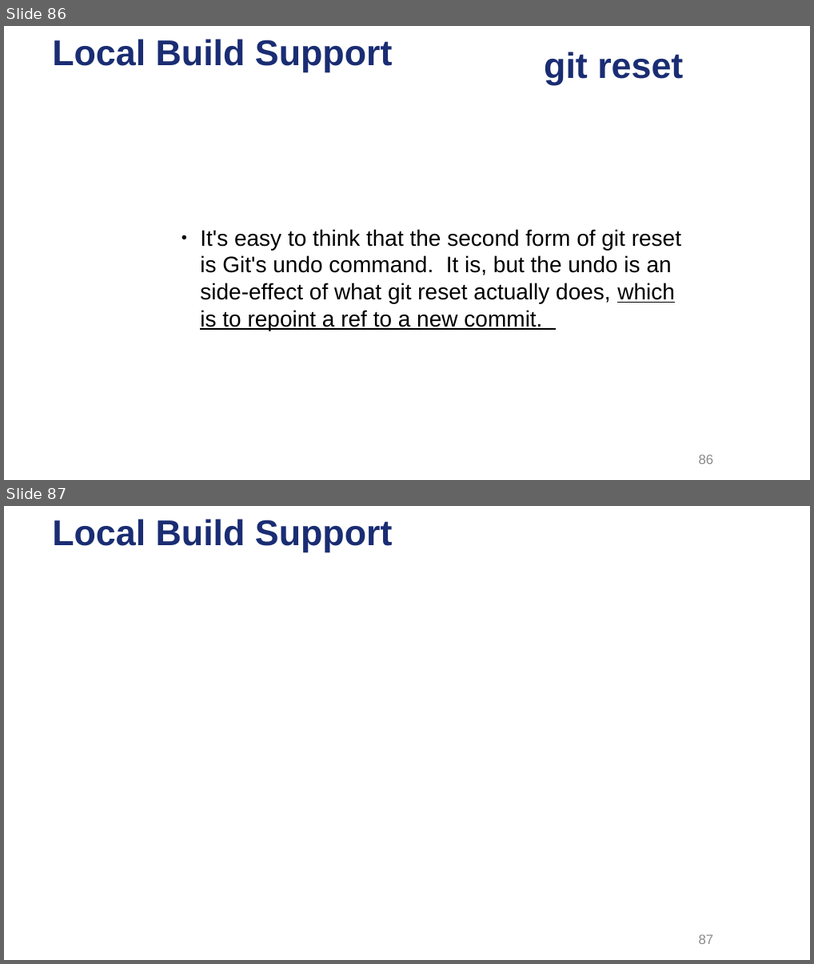
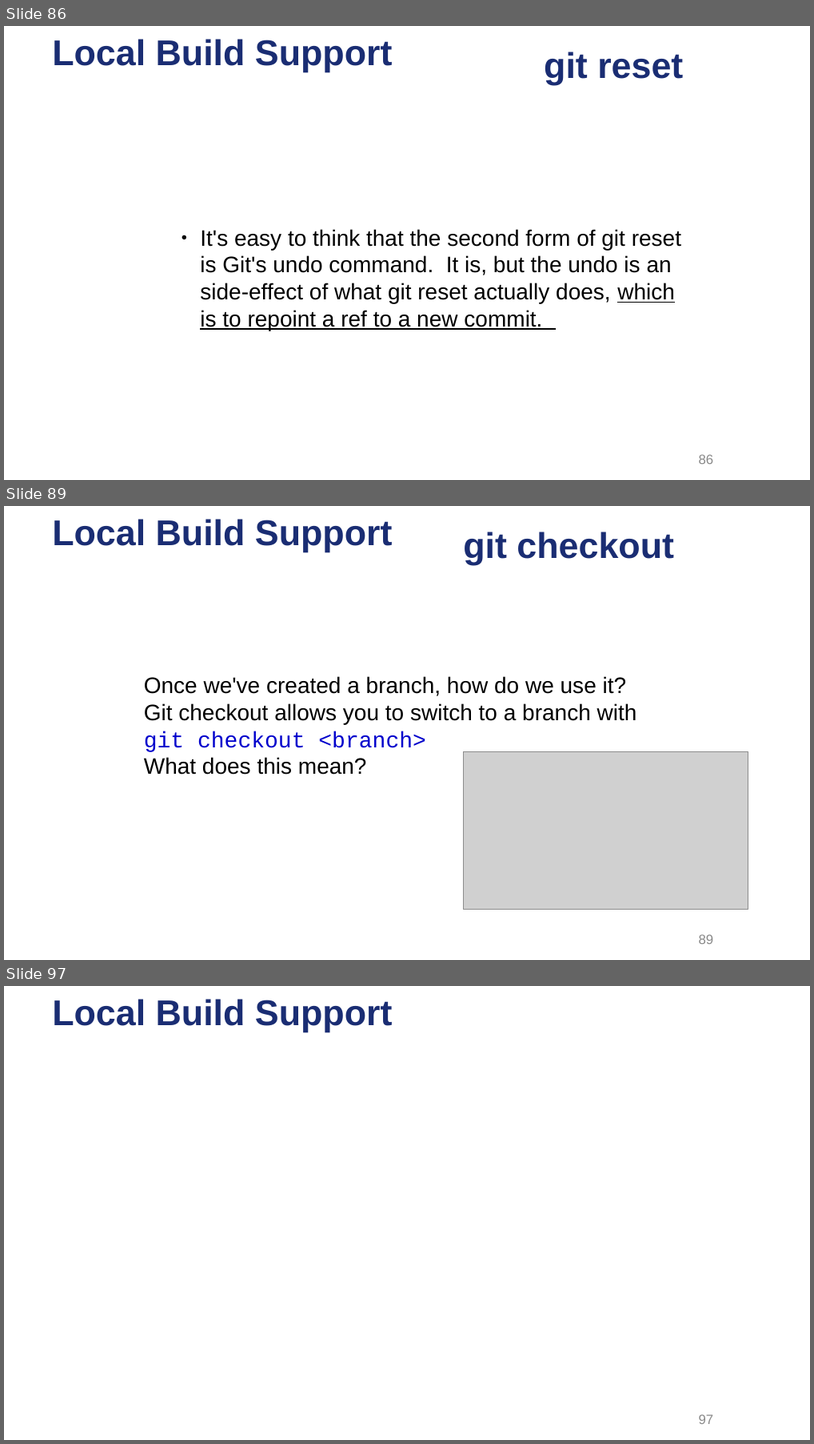
Before and after one commit to ysgard/git-presentation, a slide deck: Dive into Git.odp. Shown one above the other, each under a label of ours: slides 86 and 87 before the commit, slides 86, 89 and 97 after it; the slides between them are not shown. The pictures are 814x964 and 814x1444 pixels, drawn with LibreOffice and Linux fonts; fonts in the diff are those of the drawing; grey boxes stand for pictures; background and template pictures are left out. Boxes give left, top, right and bottom in pixels: in the first picture for what was removed or moved away, otherwise in the second. Text is boxed around its words. In the diff, an @@ line names an element or a change of style, - is before the commit and + after.

Commit message:
Up to checkout

```diff
--- a/Dive into Git.odp
+++ b/Dive into Git.odp
@@ slide 89 added at <box>4,506,810,960</box>, background picture (left out); not listed: 1 template element that a slide beside it also shows @@
@@ title added at <box>463,532,674,565</box>, 32 pt, text #1A2D73, bold @@
+git checkout
@@ text added at <box>144,676,638,775</box>, 20 pt, text #000000 @@
+● Once we've created a branch, how do we use it?
+● Git checkout allows you to switch to a branch with
+  git checkout <branch>
+● What does this mean?
@@ picture added at <box>464,752,748,909</box> @@
@@ page number added at <box>699,935,714,944</box>, 12 pt, text #898989 @@
+89
@@ what was slide 87 is now slide 97 @@
```
Also in this commit, not shown: 3 slides changed, 10 other slides added, 1 slide removed, 10 other files.
